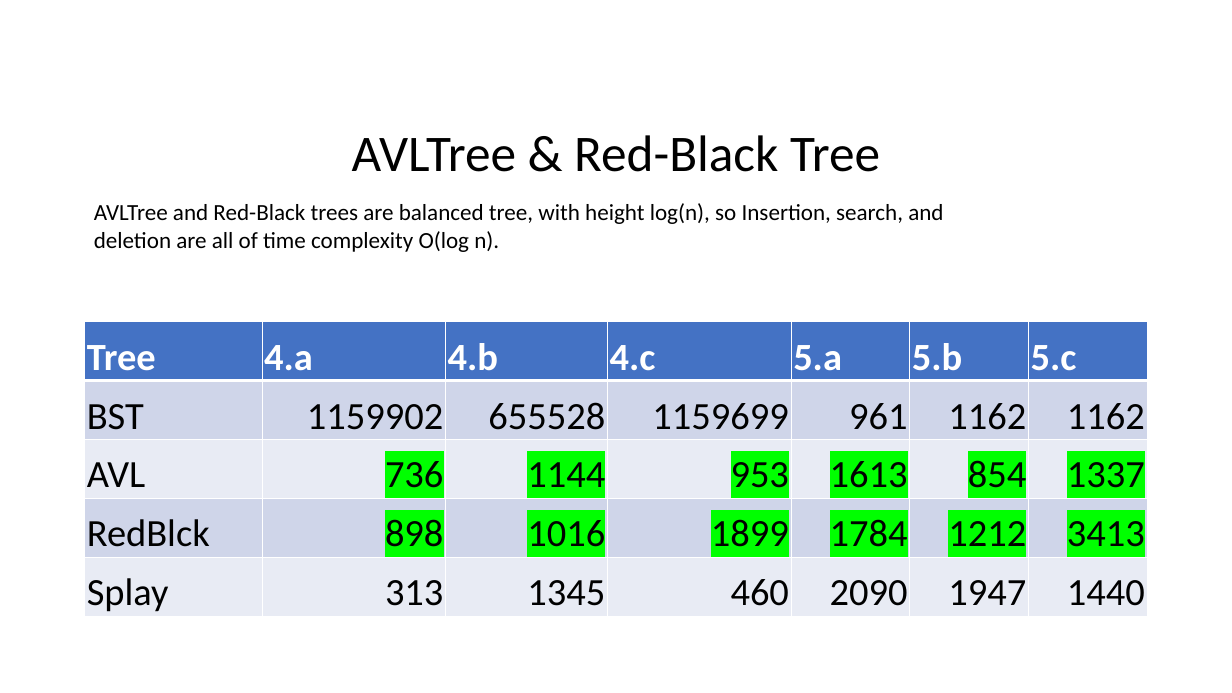
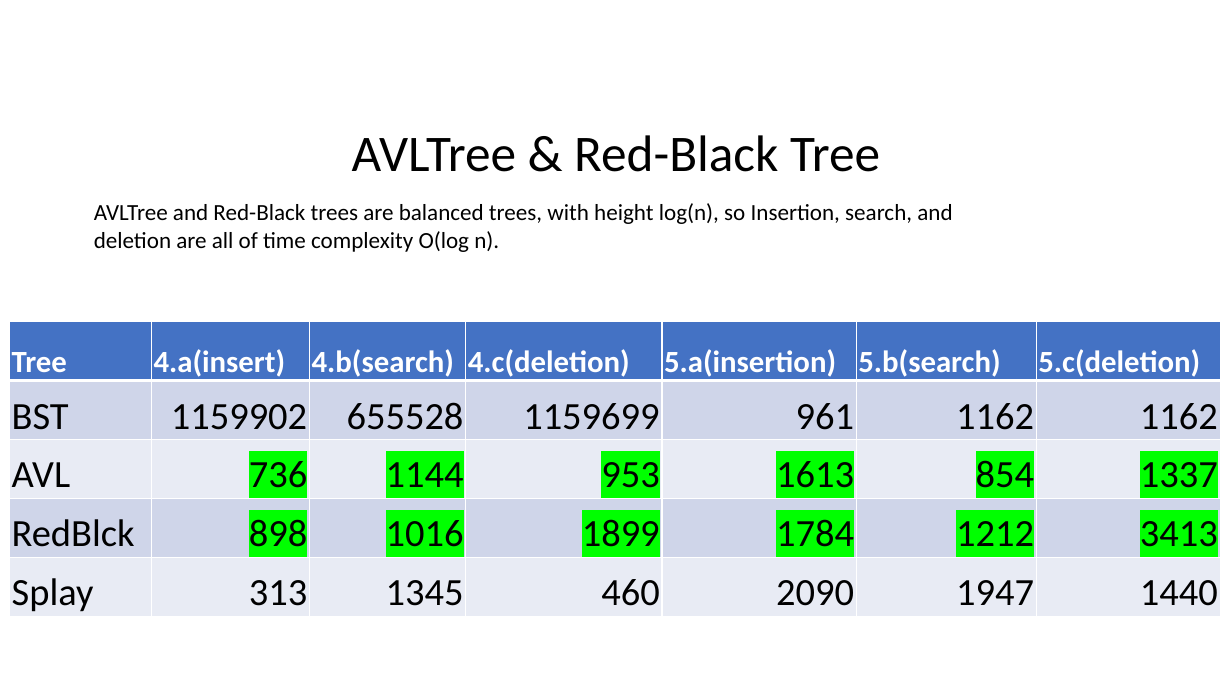
Before and after one commit to fanchuanster/uwinds, a slide deck: slide 13 of docs/8547Saini/assignments/assignment1.pptx (slide 10 before the commit). Drawn at 1232x693 pixels with LibreOffice and Linux fonts; fonts in the diff are those of the drawing. Boxes give left, top, right and bottom in pixels: in the first picture for what was removed or moved away, otherwise in the second. Text is boxed around its words. In the diff, an @@ line names an element or a change of style, - is before the commit and + after.

```diff
--- a/docs/8547Saini/assignments/assignment1.pptx
+++ b/docs/8547Saini/assignments/assignment1.pptx
@@ text at [94, 203, 952, 252]: text changed @@
-AVLTree and Red-Black trees are balanced tree, with height log(n), so Insertion, search, and deletion are all of time complexity O(log n).
+AVLTree and Red-Black trees are balanced trees, with height log(n), so Insertion, search, and deletion are all of time complexity O(log n).
@@ table at [9, 322, 1220, 616] @@
-row 1: Tree | 4.a | 4.b | 4.c | 5.a | 5.b | 5.c
+row 1: Tree | 4.a(insert) | 4.b(search) | 4.c(deletion) | 5.a(insertion) | 5.b(search) | 5.c(deletion)
@@ size 30 to 24 pt in "Tree" @@
@@ table: place and size @@
-table at [85, 322, 1147, 616]
+table at [9, 322, 1220, 616]
```
Also in this commit, not shown: 6 other slides changed, 7 slides added, 2 other files.
